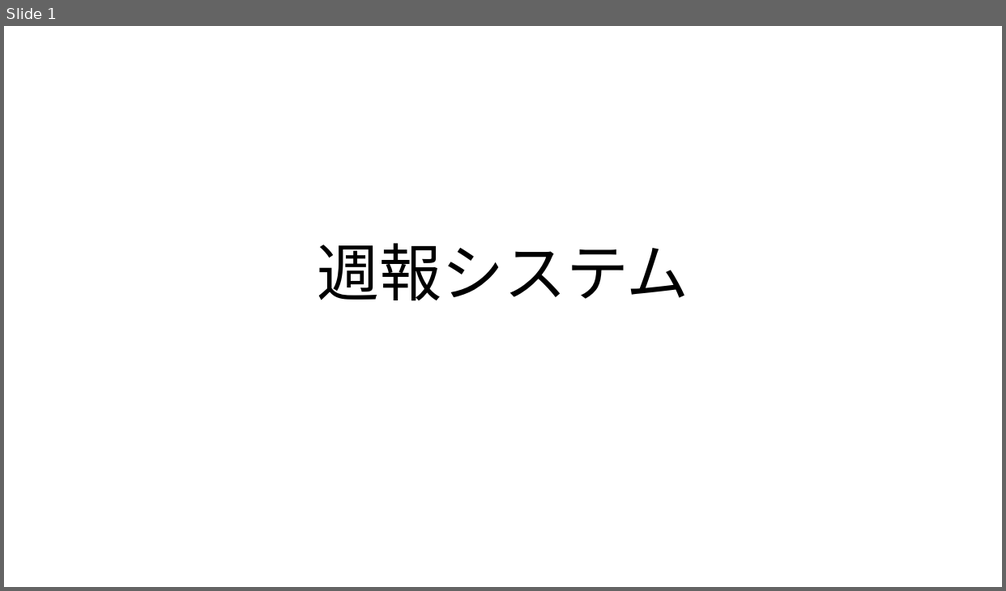
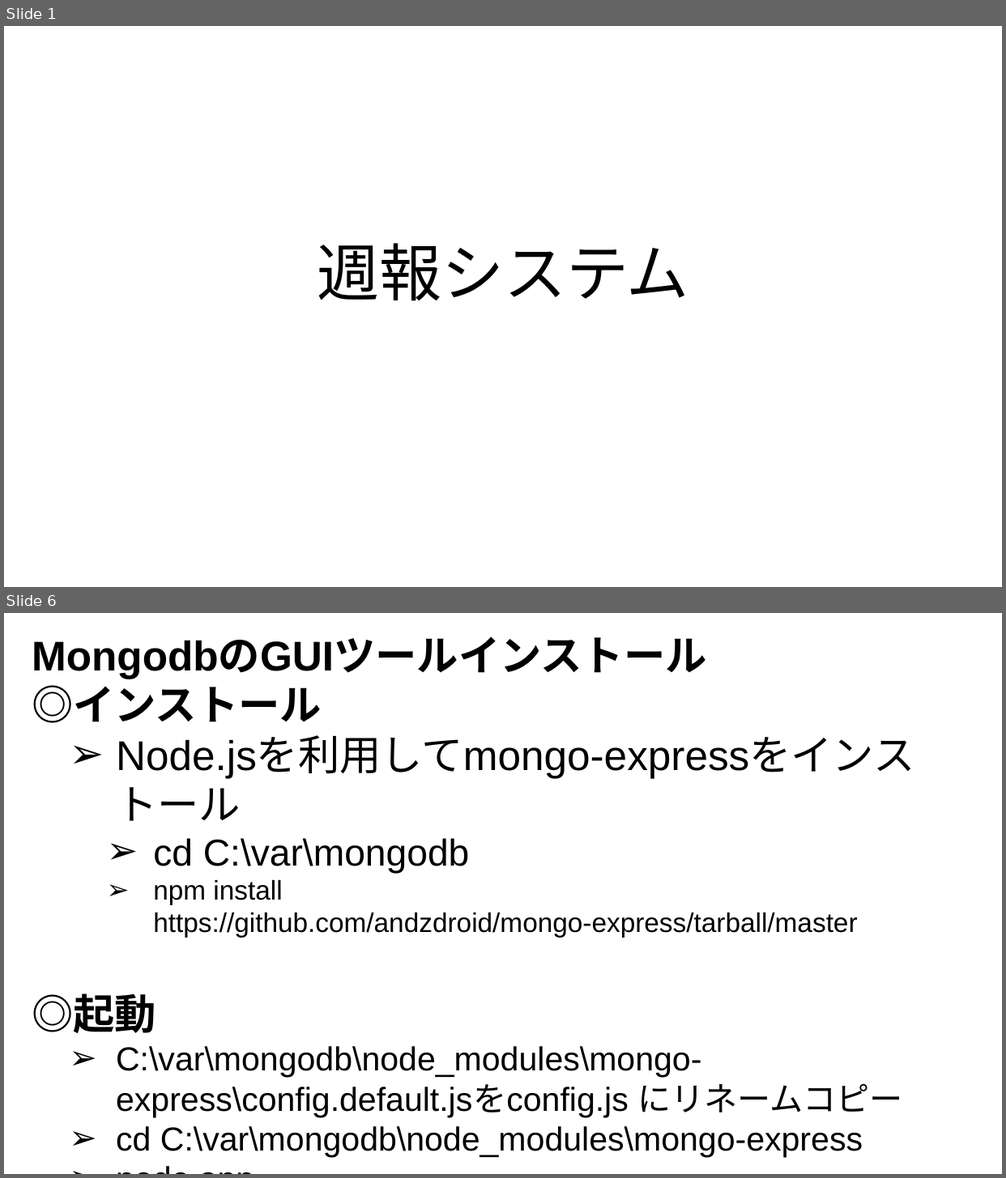
Before and after one commit to systemdevelopment/weeklyReport, a slide deck: doc/開発環境.pptx. Shown one above the other, each under a label of ours: slide 1 before the commit, slides 1 and 6 after it; the slides between them are not shown. The pictures are 1006x591 and 1006x1178 pixels, drawn with LibreOffice and Linux fonts; fonts in the diff are those of the drawing. Boxes give left, top, right and bottom in pixels: in the first picture for what was removed or moved away, otherwise in the second. Text is boxed around its words. In the diff, an @@ line names an element or a change of style, - is before the commit and + after.

```diff
--- a/doc/開発環境.pptx
+++ b/doc/開発環境.pptx
@@ slide 6 added at [4, 613, 1002, 1174], background #FFFFFF @@
@@ text added at [32, 637, 914, 1157], 32 pt, text #000000 @@
+MongodbのGUIツールインストール
+◎インストール
+  ➢ Node.jsを利用してmongo-expressをインストール
+    ➢ cd C:\var\mongodb
+    ➢ npm install https://github.com/andzdroid/mongo-express/tarball/master
+◎起動
+  ➢ C:\var\mongodb\node_modules\mongo-express\config.default.jsをconfig.js にリネームコピー
+  ➢ cd C:\var\mongodb\node_modules\mongo-express
+  ➢ node app
+  ➢ http://localhost:8081
```
Also in this commit, not shown: 2 slides changed, 3 other slides added, 3 other files.
